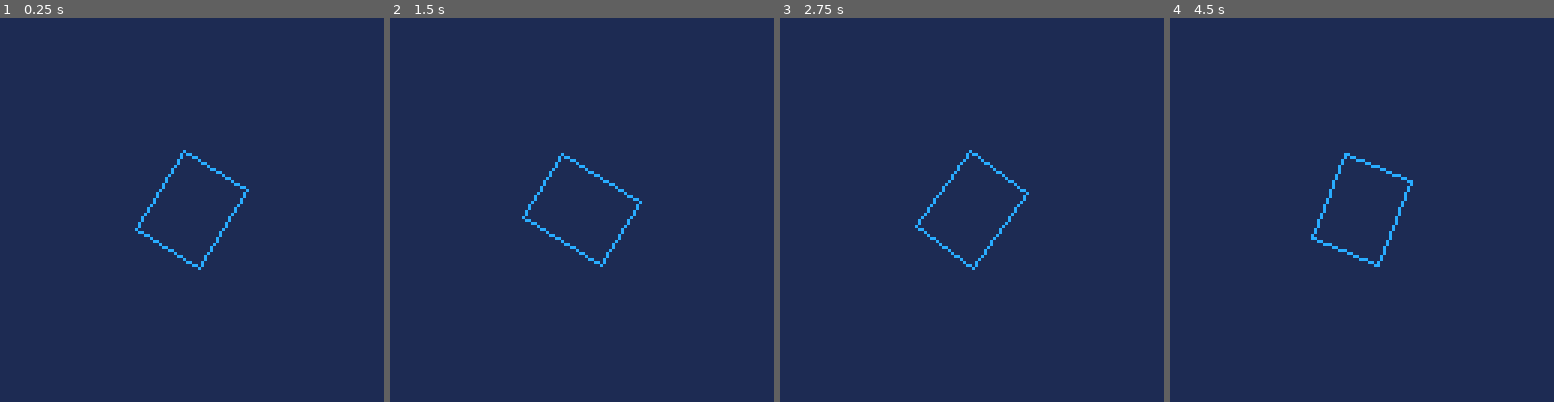
Above: before the commit, frames 1-4 (left to right).
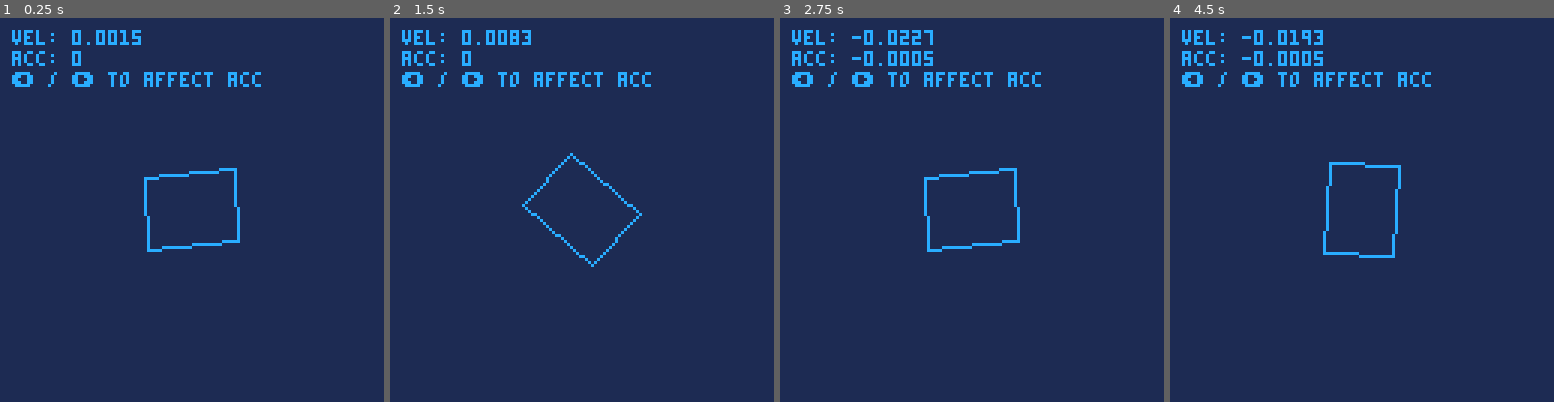
Above: after the commit, the same moments.

Repository: hiddenwaffle/pico8-sandbox
Game: PICO-8 cartridge nature-of-code/3-oscillation/3-1-anglular-motion-2.p8
Same seed, same stepped clock (60 frames per second), same inputs: the game is played once before the commit and once after it.
Inputs:
- Up to frame 1 (0.25 s): no input
- Up to frame 2 (1.5 s): no input
- Up to frame 3 (2.75 s): hold Right 1.6-2.1 s; hold Right from 2.47 s (still down)
- Up to frame 4 (4.5 s): release Right at 3.03 s; hold Left 3.08-3.58 s; hold Right from 4.02 s (still down)

The runs differ from the first frame. In frame 1, 2.8% of the frame differs, in the area x 3-68%, y 3-66%; in frame 2, 2.6%; in frame 3, 3.1%; in frame 4, 3.1%.

Commit message:
Add angular motion

Diff:
--- a/nature-of-code/3-oscillation/3-1-anglular-motion-2.p8
+++ b/nature-of-code/3-oscillation/3-1-anglular-motion-2.p8
@@ -6,7 +6,9 @@
 -- p8 does not have a lot of the functions used
 
 function _init()
-  t = 0
+  a = 0
+  a_velocity = 0
+  a_acceleration = 0.0001
   camera(-64, -64)
   local top_left      = make_pvector(-15, -12)
   local top_right     = make_pvector( 15, -12)
@@ -16,13 +18,20 @@
 end
 
 function _update60()
-  t += 0.01
-  if (t >= 1) t = 0
-  poly.rotation = t
+  mouse_x = stat(32)
+  mouse_y = stat(33)
+  a_velocity = mid(a_velocity + a_acceleration, -0.05, 0.05)
+  a += a_velocity
+  poly.rotation = a
+  if (btn(0)) a_acceleration = mid(a_acceleration + 0.0001, -0.0005, 0.0005)
+  if (btn(1)) a_acceleration = mid(a_acceleration - 0.0001, -0.0005, 0.0005)
 end
 
 function _draw()
   cls(1)
+  print('vel: ' .. a_velocity, -60, -60)
+  print('acc: ' .. a_acceleration, -60, -53)
+  print('⬅️ / ➡️ to affect acc', -60, -46)
   poly:draw()
 end
 
